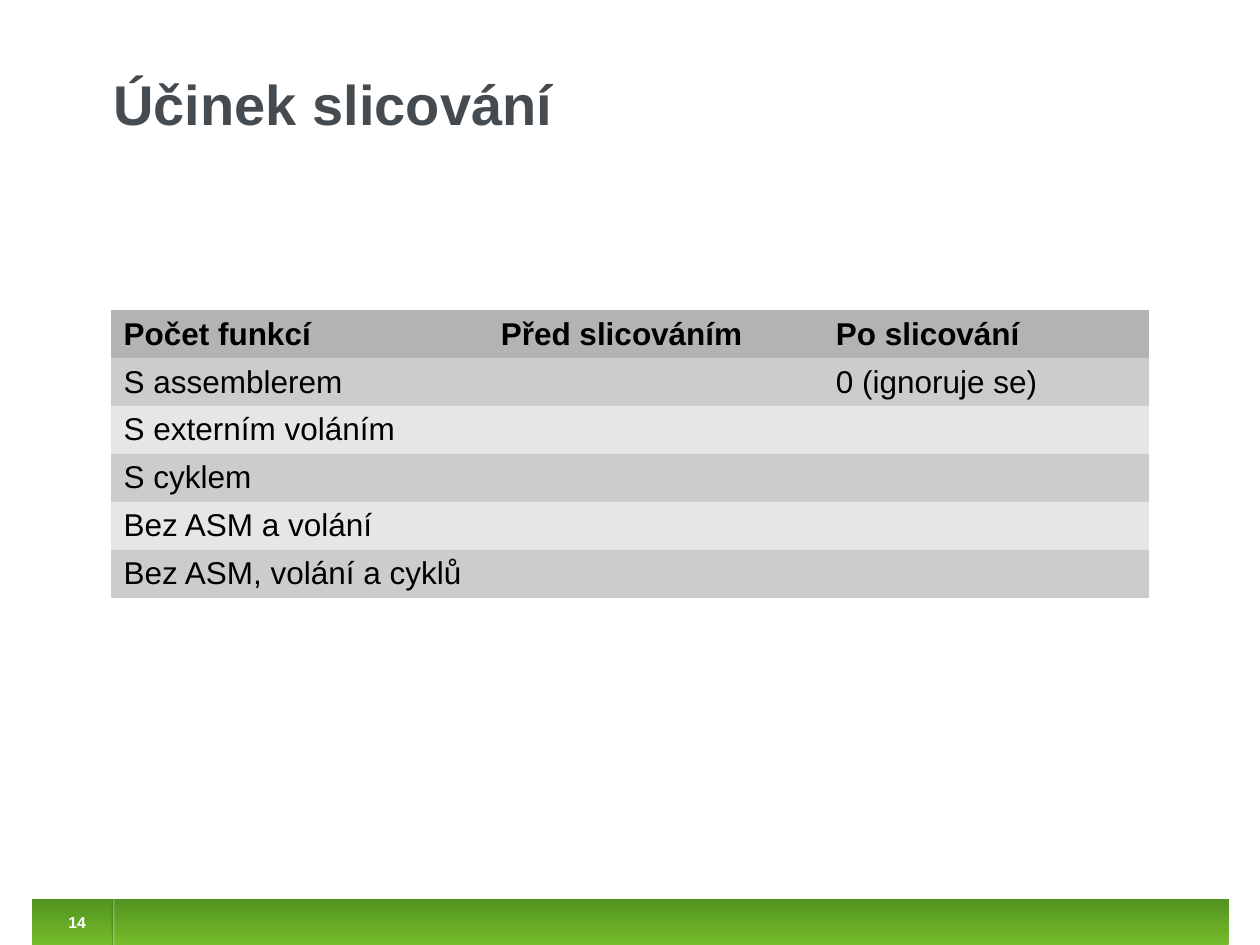
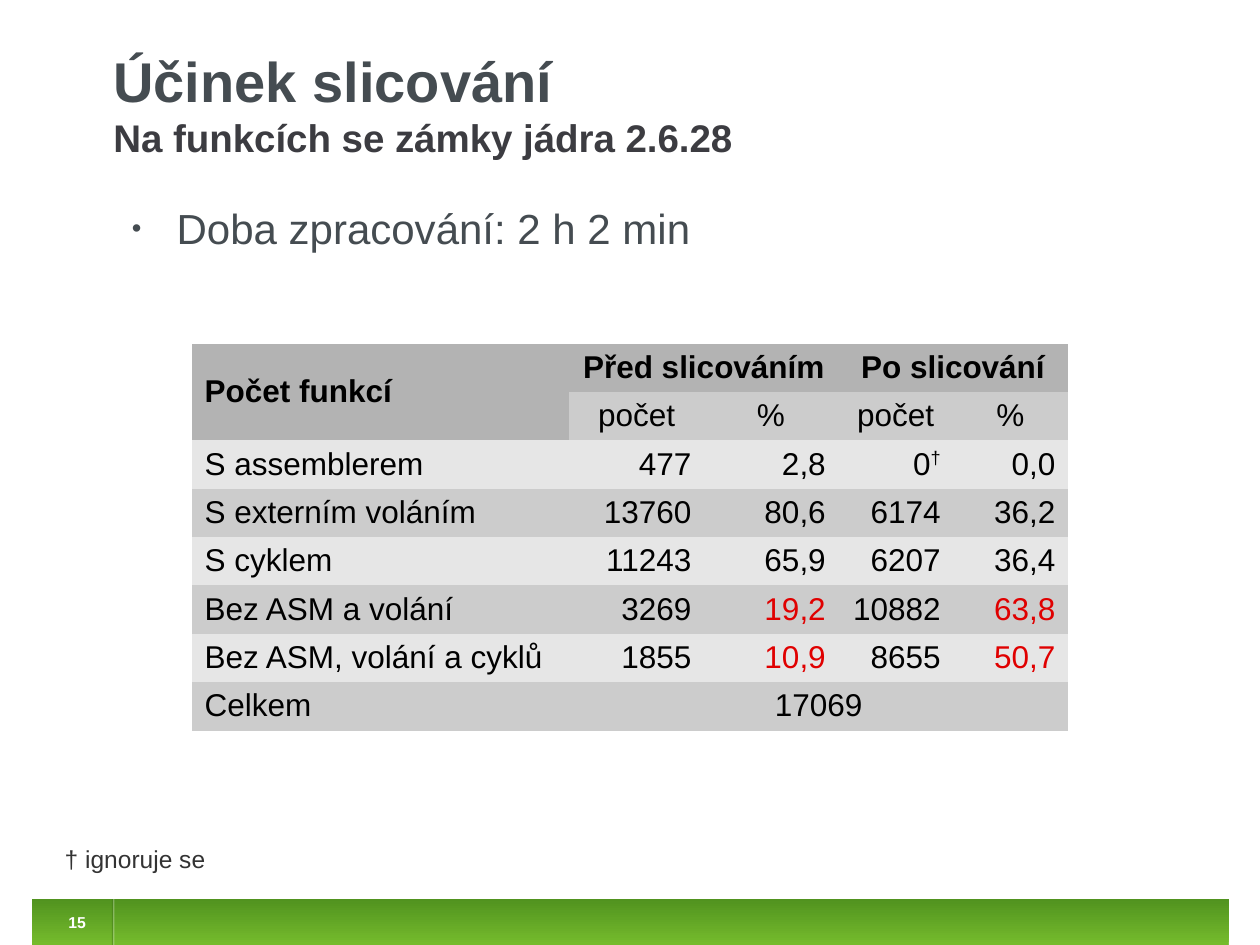
Before and after one commit to jirislaby/writings, a slide deck: slide 15 of presentations/stanse_prase.odp (slide 14 before the commit). Drawn at 1260x945 pixels with LibreOffice and Linux fonts; fonts in the diff are those of the drawing. Boxes give left, top, right and bottom in pixels: in the first picture for what was removed or moved away, otherwise in the second. Text is boxed around its words. In the diff, an @@ line names an element or a change of style, - is before the commit and + after.

Commit message:
final changes

```diff
--- a/presentations/stanse_prase.odp
+++ b/presentations/stanse_prase.odp
@@ title at [113,58,733,159]: text changed; size 32 to 22 pt; text colour #454C51 to #3C3C41 @@
-Účinek slicování
+Účinek slicování
+Na funkcích se zámky jádra 2.6.28
@@ text added at [177,213,690,253], 24 pt, text #454C51 @@
+• Doba zpracování: 2 h 2 min
@@ table at [193,344,1068,731] @@
-Počet funkcí | Před slicováním | Po slicování
-S assemblerem |  | 0 (ignoruje se)
-S externím voláním |  | 
-S cyklem |  | 
-Bez ASM a volání |  | 
-Bez ASM, volání a cyklů |  | 
+Počet funkcí | Před slicováním |  | Po slicování | 
+ | počet | % | počet | %
+S assemblerem | 477 | 2,8 | 0† | 0,0
+S externím voláním | 13760 | 80,6 | 6174 | 36,2
+S cyklem | 11243 | 65,9 | 6207 | 36,4
+Bez ASM a volání | 3269 | 19,2 | 10882 | 63,8
+Bez ASM, volání a cyklů | 1855 | 10,9 | 8655 | 50,7
+Celkem | 17069 |  |  | 
@@ table: place and size @@
-table at [111,310,1148,600]
+table at [193,344,1068,731]
@@ text added at [85,850,205,873], 14 pt, text #333333 @@
+† ignoruje se
@@ page number at [68,917,86,928]: text changed @@
-14
+15
```
Also in this commit, not shown: 10 other slides changed, 13 slides added, 1 slide removed.
